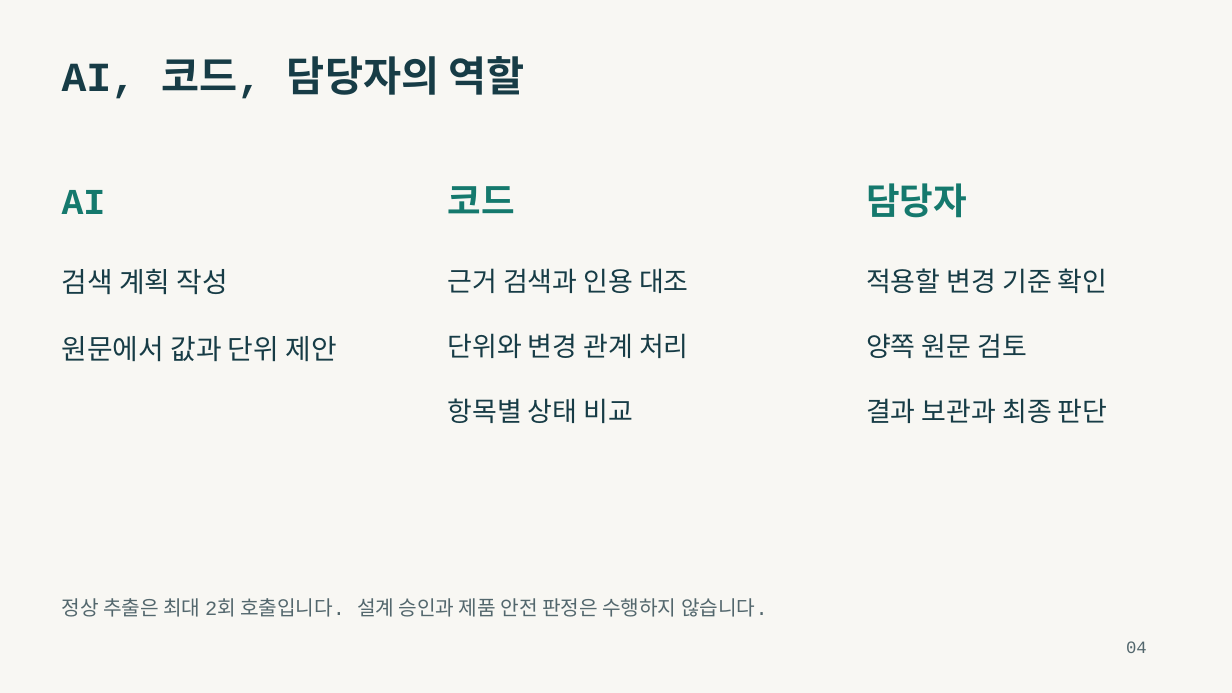
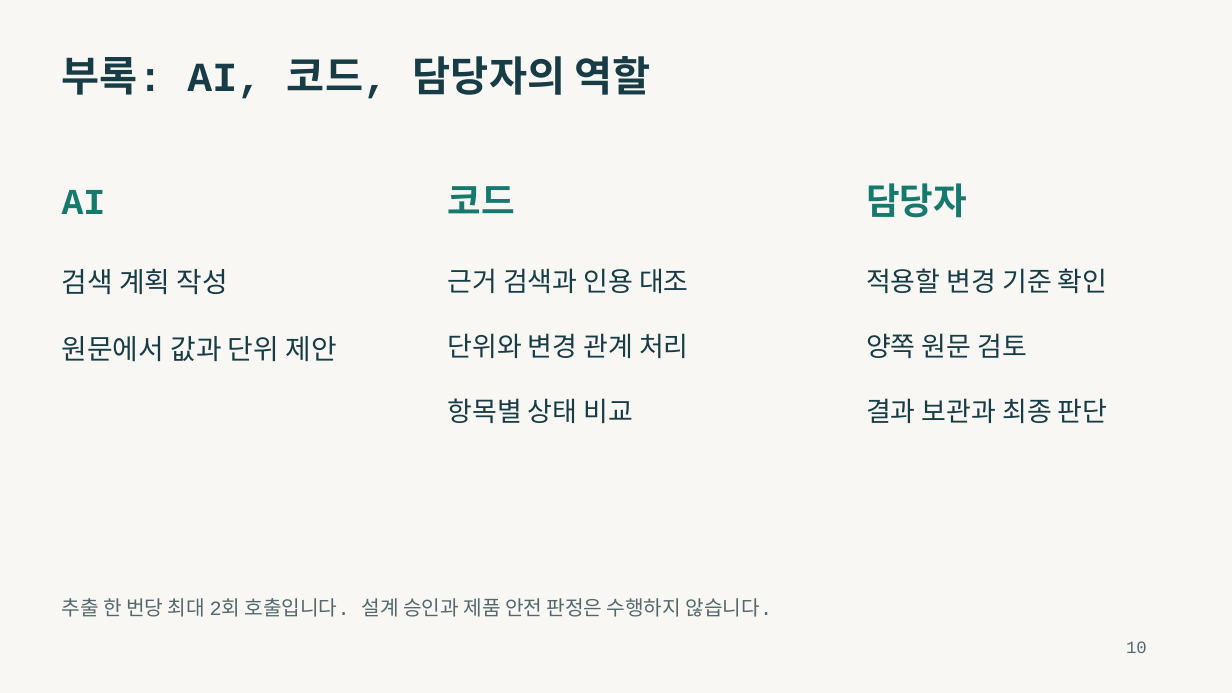
Before and after one commit to seogdo/transformer-spec-review, a slide deck: slide 10 of output/presentations/transformer-spec-review-presentation.pptx (slide 4 before the commit). Drawn at 1232x693 pixels with LibreOffice and Linux fonts; fonts in the diff are those of the drawing. Boxes give left, top, right and bottom in pixels: in the first picture for what was removed or moved away, otherwise in the second. Text is boxed around its words. In the diff, an @@ line names an element or a change of style, - is before the commit and + after.

```diff
--- a/output/presentations/transformer-spec-review-presentation.pptx
+++ b/output/presentations/transformer-spec-review-presentation.pptx
@@ text at (x1=62, y1=56, x2=651, y2=99): text changed @@
-AI, 코드, 담당자의 역할
+부록: AI, 코드, 담당자의 역할
@@ text at (x1=62, y1=598, x2=773, y2=617): text changed @@
-정상 추출은 최대 2회 호출입니다. 설계 승인과 제품 안전 판정은 수행하지 않습니다.
+추출 한 번당 최대 2회 호출입니다. 설계 승인과 제품 안전 판정은 수행하지 않습니다.
@@ text at (x1=1126, y1=641, x2=1147, y2=653): text changed @@
-04
+10
```
Also in this commit, not shown: 14 other slides changed, 2 slides added, 8 other files.
